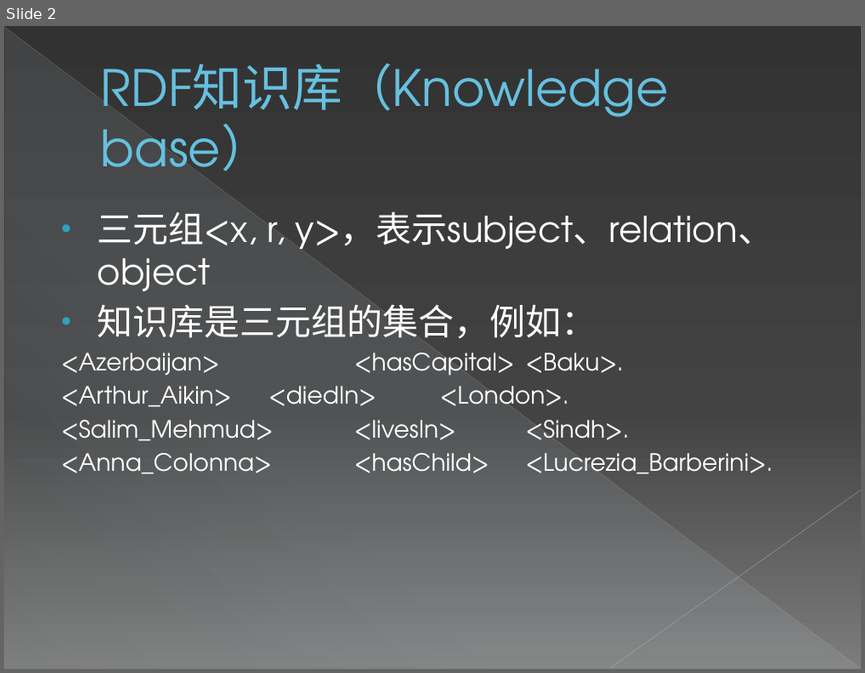
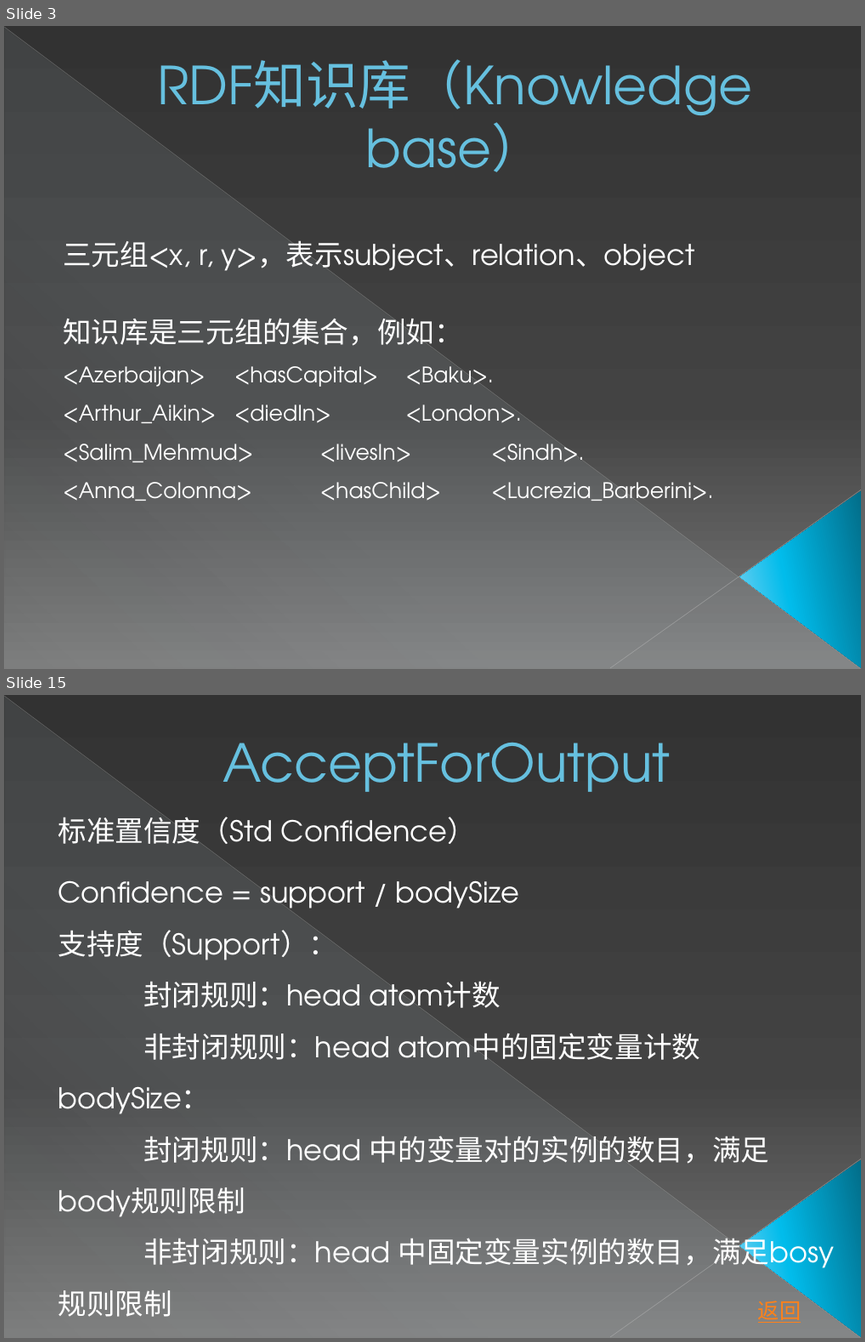
Before and after one commit to zxlzr/RuleMiner, a slide deck: 毕设答辩.pptx. Shown one above the other, each under a label of ours: slide 2 before the commit, slides 3 and 15 after it; the slides between them are not shown. The pictures are 865x673 and 865x1342 pixels, drawn with LibreOffice and Linux fonts; fonts in the diff are those of the drawing. Boxes give left, top, right and bottom in pixels: in the first picture for what was removed or moved away, otherwise in the second. Text is boxed around its words. In the diff, an @@ line names an element or a change of style, - is before the commit and + after.

```diff
--- a/毕设答辩.pptx
+++ b/毕设答辩.pptx
@@ slide 15 added at [4, 695, 861, 1338], background gradient #333333 to #444444 to #7D7D7D; not listed: 4 template elements that a slide beside it also shows @@
@@ text added at [222, 742, 670, 792], 44 pt, text #66C0E0 @@
+AcceptForOutput
@@ text added at [58, 817, 476, 844], 24 pt, text #FFFFFF @@
+标准置信度（Std Confidence）
@@ text added at [58, 880, 834, 1270], 24 pt, text #FFFFFF @@
+Confidence = support / bodySize
+支持度（Support）：
+封闭规则：head atom计数
+非封闭规则：head atom中的固定变量计数
+bodySize：
+封闭规则：head 中的变量对的实例的数目，满足body规则限制
+非封闭规则：head 中固定变量实例的数目，满足bosy规则限制
@@ text added at [758, 1300, 800, 1322], 18 pt, text #FF8119, underline @@
+返回
@@ what was slide 2 is now slide 3 @@
@@ slide 3 changed as well @@
@@ text "RDF知识库（Knowledge base）" at [157, 59, 752, 172]: size 42 to 44 pt; alignment left to centre; vertical alignment middle to bottom @@
@@ text "三元组<x, r, y>，表示subject、relation、object": place and size @@
-text "三元组<x, r, y>，表示subject、relation、object" at [61, 211, 773, 474]
+text "三元组<x, r, y>，表示subject、relation、object" at [63, 240, 713, 500]
@@ text "三元组<x, r, y>，表示subject、relation、object" at [63, 240, 713, 500]: size 30 to 24 pt in "三元组<x, r, y>，表示subject、relation、object", "知识库是三元组的集合，例如："; size 20 to 18 pt in "<Azerbaijan> <hasCapital> <Baku>.", "<Arthur_Aikin> <diedIn> <London>.", "<Salim_Mehmud> <livesIn> <Sindh>.", "<Anna_Colonna> <hasChild> <Lucrezia_Barberini>."; bullet • to none; less space between paragraphs; line spacing 1 to 1.5; indent changed @@
@@ triangle added at [739, 491, 861, 668], fill gradient #036E89 to #01BCEB to #7CD1F2 @@
```
Also in this commit, not shown: 3 other slides changed, 18 other slides added.
